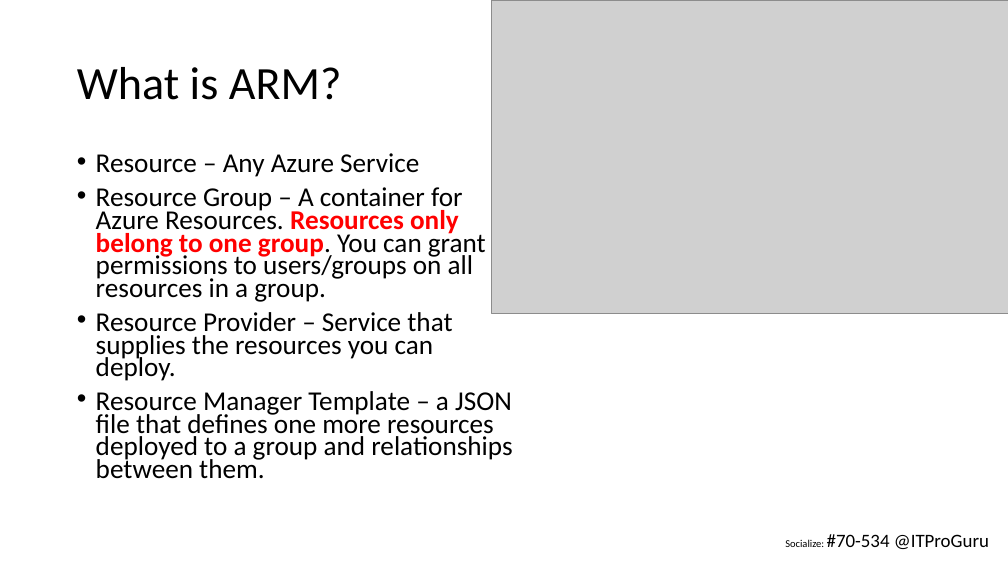
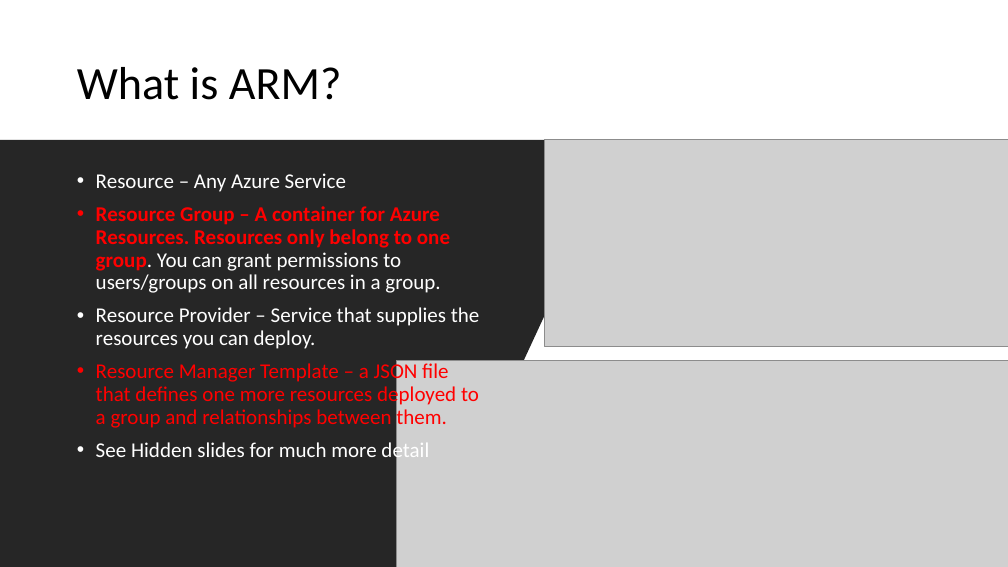
Before and after one commit to guruskill/70-534, a slide deck: slide 23 of Presentations/2017-10-Hartford/70-534-Compute-Arch.pptx. Drawn at 1008x567 pixels with LibreOffice and Linux fonts; fonts in the diff are those of the drawing; grey boxes stand for pictures. Boxes give left, top, right and bottom in pixels: in the first picture for what was removed or moved away, otherwise in the second. Text is boxed around its words. In the diff, an @@ line names an element or a change of style, - is before the commit and + after.

```diff
--- a/Presentations/2017-10-Hartford/70-534-Compute-Arch.pptx
+++ b/Presentations/2017-10-Hartford/70-534-Compute-Arch.pptx
@@ freeform shape added at [0,140,626,567], fill #262626 @@
@@ picture: place and size @@
-picture at [492,0,1008,313]
+picture at [544,140,1008,347]
@@ text "Resource – Any Azure Service": place and size @@
-text "Resource – Any Azure Service" at [96,153,512,479]
+text "Resource – Any Azure Service" at [96,173,480,463]
@@ text at [96,173,480,430]: size 25.9 to 20 pt; text colour #000000 to #FFFFFF in "Resource – Any Azure Service", "group. You can grant permissions to users/groups ...", "Resource Provider – Service that supplies the ..."; text colour #000000 to #FF0000 in "Resource Group – A container for Azure ...", "Resource Manager Template – a JSON file ..."; bold on in "Resource Group – A container for Azure ..."; line spacing 0.7 to 0.9 @@
@@ picture added at [396,361,1008,567] @@
@@ text at [96,439,429,463]: paragraph added @@
+• See Hidden slides for much more detail
@@ text removed at [785,534,989,549] @@
-Socialize: #70-534 @ITProGuru
```
Also in this commit, not shown: 58 other slides changed, 12 other files.
